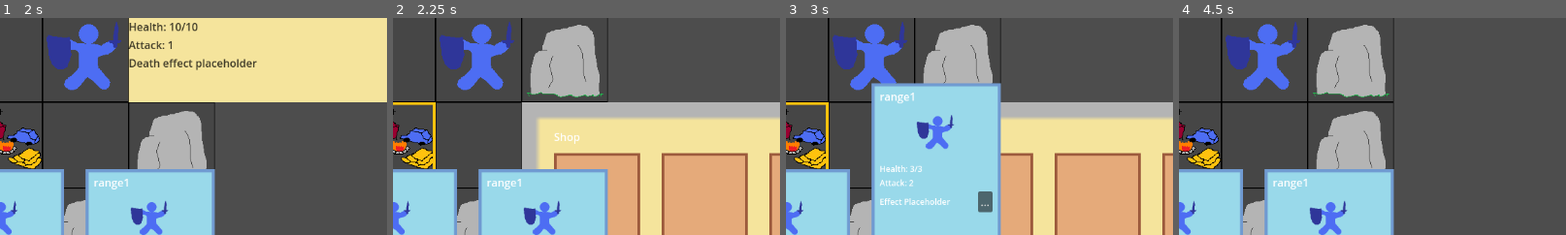
Above: before the commit, frames 1-4 (left to right).
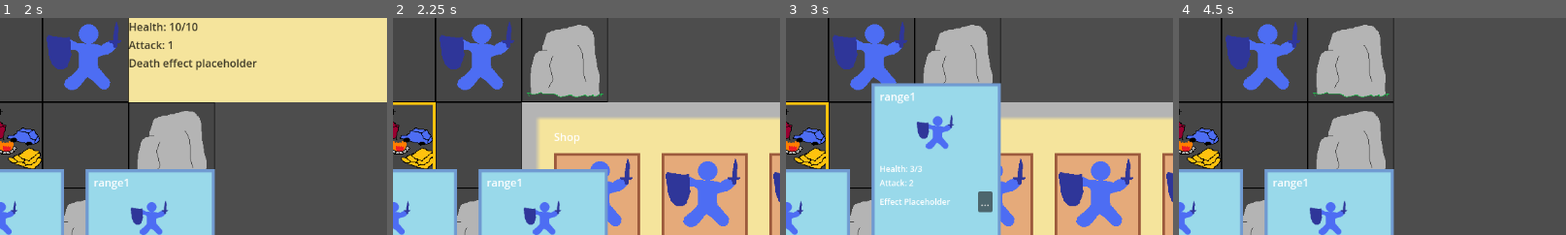
Above: after the commit, the same moments.

Repository: Wayl123/CardPuzzleGame
Game: Godot game, scene res://scene/test_map.tscn
Two runs of this game, one before a commit and one after it. Both use one fixed random seed, a clock stepped at 60 frames per second and the inputs below.
Inputs (mouse positions are % of the whole screen's width and height, from its top left):
- Up to frame 1 (2 s): click (39, 10) at 0.52 s; click (50, 30) at 1.27 s
- Up to frame 2 (2.25 s): click (50, 70) at 2 s
- Up to frame 3 (3 s): click (76, 81) at 2.77 s
- Up to frame 4 (4.5 s): click "..." at 3.5 s; click (39, 30) at 4.27 s
The pictures show only the part of the screen within x 50-100%, y 41-90%; the shares and areas given below are measured in that part.

Frame 1 is identical in both runs. In frame 2, 4.0% of the frame differs, in the area x 50-100%, y 64-97%; in frame 3, 3.9%; in frame 4, nothing differs.

Commit message:
Populate shop with item and show item detail when clicked #3

Diff:
--- a/scene/player_ui.tscn
+++ b/scene/player_ui.tscn
@@ -1,7 +1,8 @@
-[gd_scene load_steps=4 format=3 uid="uid://ba4yefjlvt6nk"]
+[gd_scene load_steps=5 format=3 uid="uid://ba4yefjlvt6nk"]
 
 [ext_resource type="Script" path="res://scripts/GameSetting.gd" id="1_5mpsc"]
 [ext_resource type="Script" path="res://scripts/HandCards.gd" id="1_ctmpx"]
+[ext_resource type="Script" path="res://scripts/PlayerItem.gd" id="2_p42f2"]
 
 [sub_resource type="Curve" id="Curve_fbn18"]
 min_value = -1.0
@@ -11,6 +12,13 @@
 [node name="PlayerUI" type="Node2D"]
 script = ExtResource("1_5mpsc")
 
+[node name="TopBar" type="Control" parent="."]
+layout_mode = 3
+anchors_preset = 0
+offset_right = 40.0
+offset_bottom = 40.0
+script = ExtResource("2_p42f2")
+
 [node name="Cards" type="Control" parent="."]
 layout_mode = 3
 anchors_preset = 0
--- /dev/null
+++ b/scene/shop_item.tscn
@@ -0,0 +1,15 @@
+[gd_scene load_steps=3 format=3 uid="uid://dicedcr6j5ttq"]
+
+[ext_resource type="Texture2D" uid="uid://b7jee0ml2650e" path="res://image/shop/shop_slot.png" id="1_spsj5"]
+[ext_resource type="Script" path="res://scripts/ShopItem.gd" id="2_4rfff"]
+
+[node name="ItemSlot" type="TextureRect"]
+offset_right = 40.0
+offset_bottom = 40.0
+texture = ExtResource("1_spsj5")
+
+[node name="Item" type="TextureButton" parent="."]
+layout_mode = 0
+offset_right = 40.0
+offset_bottom = 40.0
+script = ExtResource("2_4rfff")
--- a/scene/shop_menu.tscn
+++ b/scene/shop_menu.tscn
@@ -2,8 +2,8 @@
 
 [ext_resource type="Texture2D" uid="uid://oqangvusf2lc" path="res://image/shop/shop_menu.png" id="1_jc7a3"]
 [ext_resource type="Script" path="res://scripts/ShopMenu.gd" id="2_8wn64"]
-[ext_resource type="Texture2D" uid="uid://b7jee0ml2650e" path="res://image/shop/shop_slot.png" id="2_o6j6l"]
 [ext_resource type="Texture2D" uid="uid://byu7bwy1ihagj" path="res://image/enemies/basic_enemy1.png" id="3_f5mrw"]
+[ext_resource type="Script" path="res://scripts/ShopItemDetail.gd" id="3_tqqgs"]
 
 [node name="ShopMenu" type="NinePatchRect"]
 z_index = 2
@@ -36,93 +36,6 @@
 theme_override_constants/separation = 32
 alignment = 1
 
-[node name="Row1" type="HBoxContainer" parent="ShopItems/RowContainer"]
-layout_mode = 2
-theme_override_constants/separation = 32
-alignment = 1
-
-[node name="ItemSlot1" type="TextureRect" parent="ShopItems/RowContainer/Row1"]
-layout_mode = 2
-texture = ExtResource("2_o6j6l")
-
-[node name="ItemSlot2" type="TextureRect" parent="ShopItems/RowContainer/Row1"]
-layout_mode = 2
-texture = ExtResource("2_o6j6l")
-
-[node name="ItemSlot3" type="TextureRect" parent="ShopItems/RowContainer/Row1"]
-layout_mode = 2
-texture = ExtResource("2_o6j6l")
-
-[node name="ItemSlot4" type="TextureRect" parent="ShopItems/RowContainer/Row1"]
-layout_mode = 2
-texture = ExtResource("2_o6j6l")
-
-[node name="ItemSlot5" type="TextureRect" parent="ShopItems/RowContainer/Row1"]
-layout_mode = 2
-texture = ExtResource("2_o6j6l")
-
-[node name="ItemSlot6" type="TextureRect" parent="ShopItems/RowContainer/Row1"]
-layout_mode = 2
-texture = ExtResource("2_o6j6l")
-
-[node name="Row2" type="HBoxContainer" parent="ShopItems/RowContainer"]
-layout_mode = 2
-theme_override_constants/separation = 32
-alignment = 1
-
-[node name="ItemSlot1" type="TextureRect" parent="ShopItems/RowContainer/Row2"]
-layout_mode = 2
-texture = ExtResource("2_o6j6l")
-
-[node name="ItemSlot2" type="TextureRect" parent="ShopItems/RowContainer/Row2"]
-layout_mode = 2
-texture = ExtResource("2_o6j6l")
-
-[node name="ItemSlot3" type="TextureRect" parent="ShopItems/RowContainer/Row2"]
-layout_mode = 2
-texture = ExtResource("2_o6j6l")
-
-[node name="ItemSlot4" type="TextureRect" parent="ShopItems/RowContainer/Row2"]
-layout_mode = 2
-texture = ExtResource("2_o6j6l")
-
-[node name="ItemSlot5" type="TextureRect" parent="ShopItems/RowContainer/Row2"]
-layout_mode = 2
-texture = ExtResource("2_o6j6l")
-
-[node name="ItemSlot6" type="TextureRect" parent="ShopItems/RowContainer/Row2"]
-layout_mode = 2
-texture = ExtResource("2_o6j6l")
-
-[node name="Row3" type="HBoxContainer" parent="ShopItems/RowContainer"]
-layout_mode = 2
-theme_override_constants/separation = 32
-alignment = 1
-
-[node name="ItemSlot1" type="TextureRect" parent="ShopItems/RowContainer/Row3"]
-layout_mode = 2
-texture = ExtResource("2_o6j6l")
-
-[node name="ItemSlot2" type="TextureRect" parent="ShopItems/RowContainer/Row3"]
-layout_mode = 2
-texture = ExtResource("2_o6j6l")
-
-[node name="ItemSlot3" type="TextureRect" parent="ShopItems/RowContainer/Row3"]
-layout_mode = 2
-texture = ExtResource("2_o6j6l")
-
-[node name="ItemSlot4" type="TextureRect" parent="ShopItems/RowContainer/Row3"]
-layout_mode = 2
-texture = ExtResource("2_o6j6l")
-
-[node name="ItemSlot5" type="TextureRect" parent="ShopItems/RowContainer/Row3"]
-layout_mode = 2
-texture = ExtResource("2_o6j6l")
-
-[node name="ItemSlot6" type="TextureRect" parent="ShopItems/RowContainer/Row3"]
-layout_mode = 2
-texture = ExtResource("2_o6j6l")
-
 [node name="SelectedItem" type="MarginContainer" parent="."]
 layout_mode = 0
 offset_left = 24.0
@@ -134,9 +47,10 @@
 theme_override_constants/margin_right = 16
 theme_override_constants/margin_bottom = 8
 
-[node name="ItemDetail" type="HBoxContainer" parent="SelectedItem"]
+[node name="ItemDetail" type="HBoxContainer" parent="SelectedItem" groups=["ItemDetail"]]
 layout_mode = 2
 alignment = 1
+script = ExtResource("3_tqqgs")
 
 [node name="ItemTitle" type="VBoxContainer" parent="SelectedItem/ItemDetail"]
 layout_mode = 2
--- a/scripts/Enemy.gd
+++ b/scripts/Enemy.gd
@@ -7,4 +7,4 @@
 
 	var enemy_list_path = ("res://scripts/EnemyList.json")
 	data = _load_json_file(enemy_list_path)[enemy_id]
-	texture_normal = load(data["image"])
+	set_texture_normal(load(data["image"]))
--- a/scripts/Player.gd
+++ b/scripts/Player.gd
@@ -15,7 +15,7 @@
 	if not data:
 		var player_list_path = ("res://scripts/PlayerList.json")
 		data = _load_json_file(player_list_path)[player_id]
-		texture_normal = load(data["image"])
+		set_texture_normal(load(data["image"]))
 
 func _get_drag_data(_pos):
 	var dataOut = {}
--- /dev/null
+++ b/scripts/PlayerItem.gd
@@ -0,0 +1,15 @@
+extends Control
+
+var gold = 0
+
+func _ready():
+	get_tree().root.connect("size_changed", Callable(self, "_on_viewport_size_changed"))
+
+	_update_size()
+
+func _on_viewport_size_changed():
+	_update_size()
+
+func _update_size():
+	var viewportSize = get_viewport().size
+	set_size(Vector2(viewportSize.x, 64))
--- a/scripts/Shop.gd
+++ b/scripts/Shop.gd
@@ -5,20 +5,28 @@
 var SHOPMENU = preload("res://scene/shop_menu.tscn")
 var SELECTED = preload("res://scene/selected.tscn")
 var data = {}
+var playerData = {}
 
 func _ready():
 	connect("pressed", Callable(self, "_on_button_pressed"))
 
 	var shop_list_path = ("res://scripts/ShopContentList.json")
 	data = _load_json_file(shop_list_path)[shop_id]
-	texture_normal = load(data["image"])
+	set_texture_normal(load(data["image"]))
 
-func _process(delta):
-	pass
+	var player_list_path = ("res://scripts/PlayerList.json")
+	var playerData = _load_json_file(player_list_path)
+
+	var contentData = {}
+	for content in data["content"]:
+		contentData[content] = playerData[content]
+
+	data["content"] = contentData
 
 func _on_button_pressed():
 	var shopMenu = SHOPMENU.instantiate()
 
+	shopMenu.init(data)
 	shopMenu._set_position(Vector2(2, 0) * 128)
 	shopMenu.add_to_group("ActiveShopMenu")
 
--- /dev/null
+++ b/scripts/ShopItem.gd
@@ -0,0 +1,18 @@
+extends TextureButton
+
+var itemId = ""
+var data = {}
+
+func set_item(pItemId, pData):
+	itemId = pItemId
+	data = pData
+
+	set_texture_normal(load(data["image"]))
+
+func _ready():
+	connect("pressed", Callable(self, "_on_button_pressed"))
+
+func _on_button_pressed():
+	if data and get_tree().has_group("ItemDetail"):
+		var itemDetail = get_tree().get_first_node_in_group("ItemDetail")
+		itemDetail.set_detail(itemId, data)
--- /dev/null
+++ b/scripts/ShopItemDetail.gd
@@ -0,0 +1,20 @@
+extends HBoxContainer
+
+var itemId = ""
+var data = {}
+
+func _ready():
+	pass
+
+func set_detail(pItemId, pData):
+	itemId = pItemId
+	data = pData
+
+	get_node("ItemTitle/Name").set_text(data["name"])
+	get_node("ItemTitle/Description").set_text("Description placeholder")
+	get_node("ItemDetails/Health").set_text(str("Health: ", data["max-health"]))
+	get_node("ItemDetails/Attack").set_text(str("Attack: ", data["attack"]))
+	get_node("ItemDetails/Range").set_text("Range placeholder (not sure how to do this yet)")
+	get_node("ItemDetails/DeathEffect").set_text("Death effect placeholder (think maybe I need to add descriptor into the json file?)")
+	get_node("ItemDetails/VictoryEffect").set_text("Victory effect placeholder")
+	get_node("ItemImage").set_texture(load(data["image"]))
--- a/scripts/ShopMenu.gd
+++ b/scripts/ShopMenu.gd
@@ -1,9 +1,19 @@
 extends NinePatchRect
+
+var SHOPITEM = preload("res://scene/shop_item.tscn")
 
 var drag_position = null
 
+var data = {}
+
+var itemPointer = 0
+
+func init(pData):
+	data = pData
+
 func _ready():
-	pass
+	_init_item_slots()
+	_add_shop_item()
 
 func _process(delta):
 	if not Rect2(Vector2(), size).has_point(get_local_mouse_position()) and Input.is_action_just_pressed("LeftMouse"):
@@ -19,3 +29,25 @@
 func _input(event):
 	if event is InputEventMouseMotion and drag_position != null:
 		set_global_position(get_global_mouse_position() - drag_position)
+
+func _init_item_slots():
+	var rowContainer = get_node("ShopItems/RowContainer")
+
+	for n in 3:
+		var itemRow = HBoxContainer.new()
+		itemRow.set_alignment(1)
+		itemRow.set("theme_override_constants/separation", 32)
+
+		for m in 6:
+			var shopItem = SHOPITEM.instantiate()
+			shopItem.add_to_group("ItemSlots")
+			itemRow.add_child(shopItem)
+
+		rowContainer.add_child(itemRow)
+
+func _add_shop_item():
+	var itemSlots = get_tree().get_nodes_in_group("ItemSlots")
+
+	for key in data["content"].keys():
+		itemSlots[itemPointer].get_node("Item").set_item(key, data["content"][key])
+		itemPointer += 1
